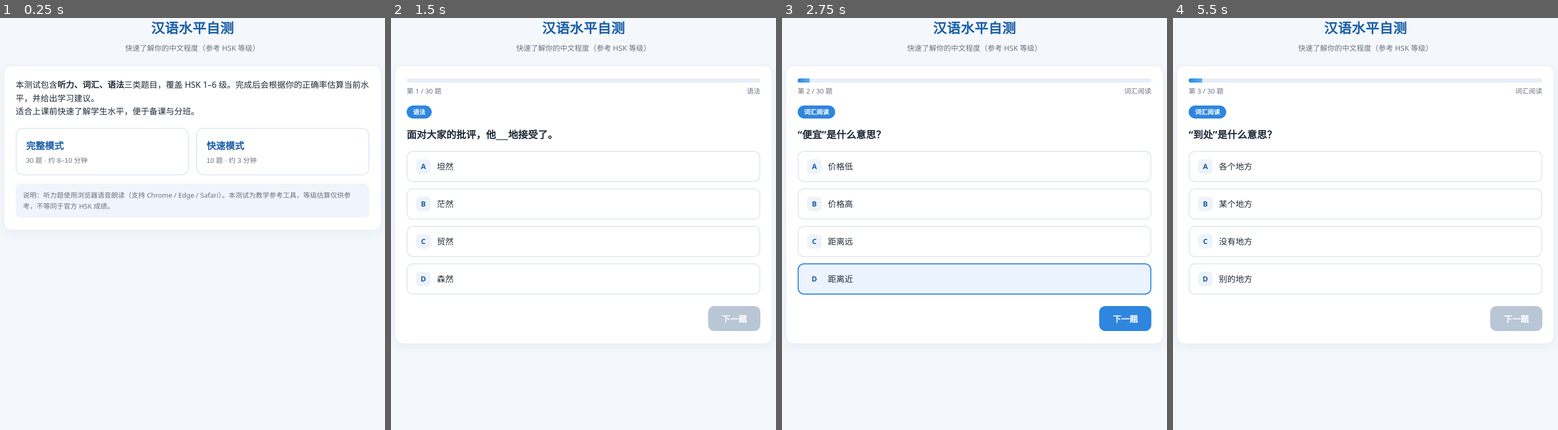
Above: before the commit, frames 1-4 (left to right).
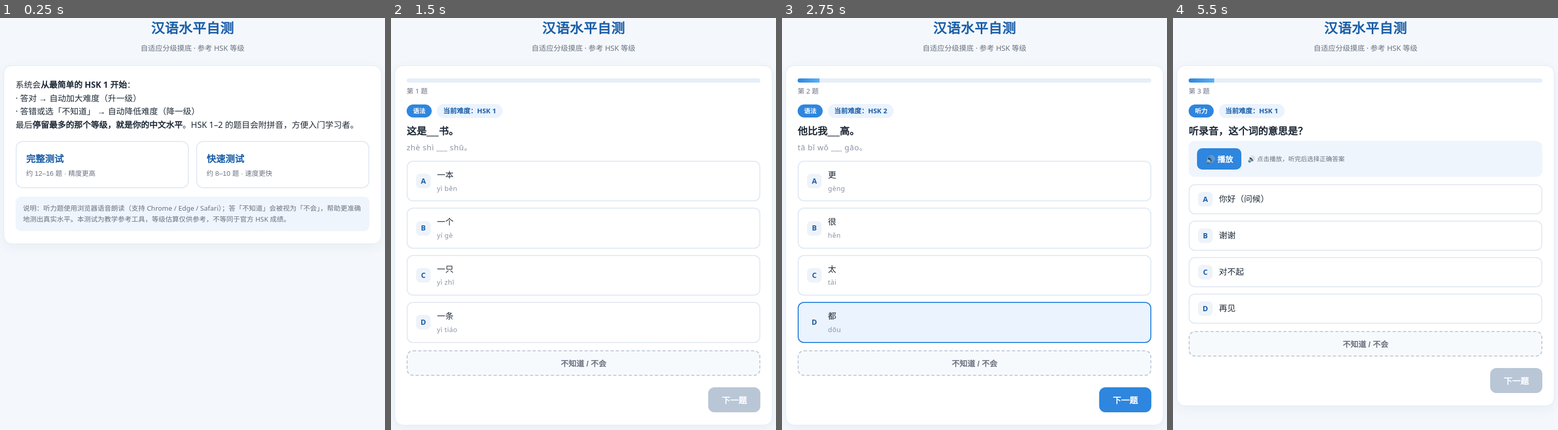
Above: after the commit, the same moments.

Repository: doreme8812-droid/chinese-game-studio
Game: browser game, page generators/level-test.html
Same seed, same stepped clock (60 frames per second), same inputs: the game is played once before the commit and once after it.
Inputs (mouse positions are in pixels of both pictures, inside the frame that each line leads up to; where the layout moved, square brackets give the same spot in the first picture):
- Up to frame 1 (0.25 s): no input
- Up to frame 2 (1.5 s): click "完整模式 30 题 · 约 8–10 分钟" (after the commit: "完整测试 约 12–16 题 · 精度更高") at 1.27 s
- Up to frame 3 (2.75 s): click (974, 182) [974, 166] at 1.87 s; click "下一题" at 2.02 s; click (974, 322) [974, 277] at 2.47 s
- Up to frame 4 (5.5 s): click (1365, 228) [1365, 203] at 3.07 s; click (1365, 182) [1365, 166] at 3.67 s; click (1365, 364) at 4.27 s, where only the run after the commit has a clickable "不知道 / 不会"; click (1365, 273) [1365, 240] at 4.52 s; click (1365, 273) [1365, 240] at 4.87 s; click "下一题" at 5.47 s

The runs differ from the first frame. In frame 1, 6.1% of the frame differs, in the area x 1-99%, y 6-52%; in frame 2, 7.3%; in frame 3, 7.5%; in frame 4, 7.6%, in the area x 1-99%, y 6-92%.

Commit message:
fix: 汉语水平自测改为自适应阶梯逻辑（先易后难+不知道选项+HSK1-2拼音）

Diff:
--- a/assets/games.js
+++ b/assets/games.js
@@ -357,12 +357,12 @@
     emoji: "📊", accent: "#2E86DE", layout: "wide",
     zh: {
       title: "汉语水平自测",
-      desc: "上课前给学生做的水平摸底：听力（浏览器朗读）+ 词汇 + 语法三类题，覆盖 HSK 1–6 级，按正确率估算当前等级并给出学习建议，便于备课与分班。",
+      desc: "上课前给学生做的自适应分级摸底：从 HSK 1 起，答对升级、答错或选「不知道」降级，停留最多的等级即水平；HSK 1–2 带拼音，含「不知道」选项，便于备课与分班。",
       tags: ["水平测试", "分班", "摸底", "HSK"]
     },
     hant: {
       title: "漢語水平自測",
-      desc: "上課前給學生做的水平摸底：聽力（瀏覽器朗讀）＋詞彙＋語法三類題，涵蓋 HSK 1–6 級，依正確率估算當前等級並給出學習建議，便於備課與分班。",
+      desc: "上課前給學生做的自適應分級摸底：從 HSK 1 起，答對升級、答錯或選「不知道」降級，停留最多的等級即水平；HSK 1–2 帶拼音，含「不知道」選項，便於備課與分班。",
       tags: ["水平測試", "分班", "摸底", "HSK"]
     }
   }
--- a/generators/level-test.html
+++ b/generators/level-test.html
@@ -18,7 +18,6 @@
   .top p{margin:0;color:var(--muted);font-size:14px;}
   .card{background:var(--card);border:1px solid var(--line);border-radius:16px;
     padding:24px 22px;box-shadow:0 6px 22px rgba(30,70,130,.06);}
-  /* intro */
   .modes{display:flex;gap:14px;flex-wrap:wrap;margin-top:18px;}
   .mode{flex:1;min-width:220px;border:2px solid var(--line);border-radius:14px;padding:18px;
     cursor:pointer;transition:.15s;background:#fff;text-align:left;}
@@ -27,36 +26,42 @@
   .mode small{color:var(--muted);font-size:13px;}
   .intro-note{margin-top:16px;font-size:13px;color:var(--muted);background:#EFF5FC;
     border-radius:10px;padding:12px 14px;}
-  /* progress */
   .prog{height:8px;background:#E6EEF8;border-radius:99px;overflow:hidden;margin-bottom:6px;}
   .prog>i{display:block;height:100%;background:linear-gradient(90deg,var(--accent),#5BB0F5);
     width:0;transition:width .25s;}
-  .prog-txt{font-size:13px;color:var(--muted);margin-bottom:16px;display:flex;justify-content:space-between;}
+  .prog-txt{font-size:13px;color:var(--muted);margin-bottom:14px;display:flex;justify-content:space-between;}
+  .meta{display:flex;align-items:center;gap:10px;flex-wrap:wrap;margin-bottom:10px;}
   .sec-tag{display:inline-block;font-size:12px;font-weight:600;color:#fff;background:var(--accent);
-    border-radius:99px;padding:3px 12px;margin-bottom:12px;}
-  .q-text{font-size:19px;font-weight:600;margin:4px 0 16px;}
+    border-radius:99px;padding:3px 12px;}
+  .diff{font-size:13px;font-weight:700;color:var(--accent-d);background:#EAF3FE;
+    border-radius:99px;padding:3px 12px;}
+  .q-text{font-size:19px;font-weight:600;margin:4px 0 4px;}
+  .py{font-size:15px;color:#8A94A6;letter-spacing:.5px;margin-bottom:14px;}
   .tts{display:flex;align-items:center;gap:12px;background:#EFF5FC;border-radius:12px;
-    padding:14px 16px;margin-bottom:16px;}
+    padding:14px 16px;margin-bottom:14px;}
   .tts button{border:none;background:var(--accent);color:#fff;font-size:15px;font-weight:600;
     border-radius:10px;padding:10px 16px;cursor:pointer;}
   .tts button:hover{background:var(--accent-d);}
   .tts .fallback{font-size:16px;color:var(--ink);}
   .tts .hint{font-size:12px;color:var(--muted);}
   .opts{display:flex;flex-direction:column;gap:12px;}
-  .opt{border:2px solid var(--line);border-radius:12px;padding:14px 16px;cursor:pointer;
+  .opt{border:2px solid var(--line);border-radius:12px;padding:13px 16px;cursor:pointer;
     font-size:16px;transition:.12s;display:flex;gap:12px;align-items:center;background:#fff;}
   .opt:hover{border-color:var(--accent);}
   .opt .k{width:28px;height:28px;flex:none;border-radius:8px;background:#EEF3FA;color:var(--accent-d);
     font-weight:700;display:flex;align-items:center;justify-content:center;font-size:14px;}
+  .opt .ot{flex:1;}
+  .opt .opy{display:block;font-size:13px;color:#8A94A6;letter-spacing:.4px;margin-top:2px;}
   .opt.sel{border-color:var(--accent);background:#EAF3FE;}
-  .opt.corr{border-color:var(--ok);background:#E9F8EF;}
-  .opt.wrong{border-color:#E2533B;background:#FDEEEA;}
+  .dk{margin-top:14px;width:100%;border:2px dashed #C2CCDA;background:#F7FAFD;color:var(--muted);
+    font-size:15px;font-weight:600;border-radius:12px;padding:12px;cursor:pointer;}
+  .dk:hover{border-color:var(--warn);color:var(--warn);}
+  .dk.sel{border-color:var(--warn);color:var(--warn);background:#FDF3E9;}
   .nav{display:flex;justify-content:flex-end;margin-top:22px;}
   .btn{border:none;background:var(--accent);color:#fff;font-size:16px;font-weight:600;
     border-radius:12px;padding:12px 26px;cursor:pointer;}
   .btn:hover{background:var(--accent-d);}
   .btn:disabled{background:#B9C6D6;cursor:not-allowed;}
-  /* result */
   .res-hero{text-align:center;background:linear-gradient(135deg,#2E86DE,#5BB0F5);
     color:#fff;border-radius:16px;padding:26px 20px;margin-bottom:20px;}
   .res-hero .lv{font-size:46px;font-weight:800;line-height:1.1;margin:6px 0;}
@@ -67,7 +72,7 @@
   .acc b{color:var(--accent-d);font-size:20px;}
   .bars h3{font-size:16px;margin:0 0 14px;color:var(--accent-d);}
   .bar-row{display:flex;align-items:center;gap:10px;margin-bottom:10px;font-size:14px;}
-  .bar-row .nm{width:64px;flex:none;color:var(--muted);}
+  .bar-row .nm{width:74px;flex:none;color:var(--muted);}
   .bar-row .track{flex:1;height:14px;background:#E6EEF8;border-radius:99px;overflow:hidden;}
   .bar-row .track>i{display:block;height:100%;border-radius:99px;}
   .bar-row .ct{width:54px;flex:none;text-align:right;color:var(--muted);font-size:13px;}
@@ -80,7 +85,7 @@
 <div class="wrap">
   <div class="top">
     <h1 id="appTitle">汉语水平自测</h1>
-    <p id="appSub">快速了解你的中文程度（参考 HSK 等级）</p>
+    <p id="appSub">自适应分级摸底 · 参考 HSK 等级</p>
   </div>
 
   <!-- 介绍页 -->
@@ -88,12 +93,12 @@
     <div id="introBody"></div>
     <div class="modes">
       <button class="mode" id="modeFull">
-        <h3 id="fullTitle">完整模式</h3>
-        <small id="fullSub">30 题 · 约 8–10 分钟</small>
+        <h3 id="fullTitle">完整测试</h3>
+        <small id="fullSub">约 12–16 题 · 精度更高</small>
       </button>
       <button class="mode" id="modeQuick">
-        <h3 id="quickTitle">快速模式</h3>
-        <small id="quickSub">10 题 · 约 3 分钟</small>
+        <h3 id="quickTitle">快速测试</h3>
+        <small id="quickSub">约 8–10 题 · 速度更快</small>
       </button>
     </div>
     <div class="intro-note" id="introNote"></div>
@@ -102,7 +107,7 @@
   <!-- 答题页 -->
   <section id="quiz" class="card hidden">
     <div class="prog"><i id="progBar"></i></div>
-    <div class="prog-txt"><span id="qCount"></span><span id="secName"></span></div>
+    <div class="prog-txt"><span id="qCount"></span><span id="convHint"></span></div>
     <div id="qArea"></div>
     <div class="nav"><button class="btn" id="nextBtn" disabled>下一题</button></div>
   </section>
@@ -126,7 +131,6 @@
 /* ===================== 版本（简/繁） ===================== */
 const params = new URLSearchParams(location.search);
 let edition = params.get('ed') === 'traditional' ? 'traditional' : 'simplified';
-// 在门户 iframe 中打开时，门户不会把 ?ed 传给 iframe，故回退读取父页面版本
 try{
   if(edition === 'simplified' && window.parent && window.parent !== window){
     const pp = new URLSearchParams(window.parent.location.search);
@@ -136,19 +140,24 @@
 
 const I18N = {
   simplified: {
-    appTitle:'汉语水平自测', appSub:'快速了解你的中文程度（参考 HSK 等级）',
-    introBody:'本测试包含<b>听力、词汇、语法</b>三类题目，覆盖 HSK 1–6 级。'+
-      '完成后会根据你的正确率估算当前水平，并给出学习建议。<br>适合上课前快速了解学生水平，便于备课与分班。',
-    fullTitle:'完整模式', fullSub:'30 题 · 约 8–10 分钟',
-    quickTitle:'快速模式', quickSub:'10 题 · 约 3 分钟',
-    introNote:'说明：听力题使用浏览器语音朗读（支持 Chrome / Edge / Safari）。本测试为教学参考工具，等级估算仅供参考，不等同于官方 HSK 成绩。',
+    appTitle:'汉语水平自测', appSub:'自适应分级摸底 · 参考 HSK 等级',
+    introBody:'系统会<b>从最简单的 HSK 1 开始</b>：<br>'+
+      '· 答对 → 自动加大难度（升一级）<br>'+
+      '· 答错或选「不知道」 → 自动降低难度（降一级）<br>'+
+      '最后<b>停留最多的那个等级，就是你的中文水平</b>。HSK 1–2 的题目会附拼音，方便入门学习者。',
+    fullTitle:'完整测试', fullSub:'约 12–16 题 · 精度更高',
+    quickTitle:'快速测试', quickSub:'约 8–10 题 · 速度更快',
+    introNote:'说明：听力题使用浏览器语音朗读（支持 Chrome / Edge / Safari）；答「不知道」会被视为「不会」，帮助更准确地测出真实水平。本测试为教学参考工具，等级估算仅供参考，不等同于官方 HSK 成绩。',
     next:'下一题', seeResult:'查看结果',
-    qOf:'第 %d / %d 题',
+    qOf:'第 %d 题',
+    diffLabel:'当前难度',
+    conv:'已稳定，即将结束',
     listenHint:'🔊 点击播放，听完后选择正确答案',
     noTts:'当前浏览器不支持语音播放，已显示文本供参考：',
     replay:'重听',
     sec_listen:'听力', sec_read:'词汇阅读', sec_grammar:'语法',
-    resLabel:'你的水平约', resAcc:'总正确率', resBars:'各级掌握情况',
+    dk:'不知道 / 不会',
+    resLabel:'你的水平约', resAcc:'总答题数', resBars:'各级停留次数（越高越接近你的水平）',
     resNote:'说明：本测试为教学参考工具，等级估算仅供参考，不等同于官方 HSK 成绩。',
     restart:'再测一次',
     rec0:'建议从 HSK 1（零基础）开始系统学习，先掌握最基础的日常用语与拼音。',
@@ -166,19 +175,24 @@
     }
   },
   traditional: {
-    appTitle:'漢語水平自測', appSub:'快速了解你的中文程度（參考 HSK 等級）',
-    introBody:'本測試包含<b>聽力、詞彙、語法</b>三類題目，涵蓋 HSK 1–6 級。'+
-      '完成後會根據你的正確率估算當前水平，並給出學習建議。<br>適合上課前快速了解學生水平，便於備課與分班。',
-    fullTitle:'完整模式', fullSub:'30 題 · 約 8–10 分鐘',
-    quickTitle:'快速模式', quickSub:'10 題 · 約 3 分鐘',
-    introNote:'說明：聽力題使用瀏覽器語音朗讀（支援 Chrome / Edge / Safari）。本測試為教學參考工具，等級估算僅供參考，不等同於官方 HSK 成績。',
+    appTitle:'漢語水平自測', appSub:'自適應分級摸底 · 參考 HSK 等級',
+    introBody:'系統會<b>從最簡單的 HSK 1 開始</b>：<br>'+
+      '· 答對 → 自動加大難度（升一級）<br>'+
+      '· 答錯或選「不知道」 → 自動降低難度（降一級）<br>'+
+      '最後<b>停留最多的那個等級，就是你的中文水平</b>。HSK 1–2 的題目會附拼音，方便入門學習者。',
+    fullTitle:'完整測試', fullSub:'約 12–16 題 · 精確度更高',
+    quickTitle:'快速測試', quickSub:'約 8–10 題 · 速度更快',
+    introNote:'說明：聽力題使用瀏覽器語音朗讀（支援 Chrome / Edge / Safari）；答「不知道」會被視為「不會」，幫助更準確測出真實水平。本測試為教學參考工具，等級估算僅供參考，不等同於官方 HSK 成績。',
     next:'下一題', seeResult:'查看結果',
-    qOf:'第 %d / %d 題',
+    qOf:'第 %d 題',
+    diffLabel:'目前難度',
+    conv:'已穩定，即將結束',
     listenHint:'🔊 點擊播放，聽完後選擇正確答案',
     noTts:'目前瀏覽器不支援語音播放，已顯示文字供參考：',
     replay:'重聽',
     sec_listen:'聽力', sec_read:'詞彙閱讀', sec_grammar:'語法',
-    resLabel:'你的水平約', resAcc:'總正確率', resBars:'各級掌握情況',
+    dk:'不知道 / 不會',
+    resLabel:'你的水平約', resAcc:'總答題數', resBars:'各級停留次數（越高越接近你的水平）',
     resNote:'說明：本測試為教學參考工具，等級估算僅供參考，不等同於官方 HSK 成績。',
     restart:'再測一次',
     rec0:'建議從 HSK 1（零基礎）開始系統學習，先掌握最基礎的日常用語與拼音。',
@@ -201,21 +215,23 @@
 /* ===================== 题库 =====================
    字段：sec 题型(listen/read/grammar) · lv 等级(1-6)
          q 题干 · audio 听力朗读文本(仅listen) · opts 选项 · ans 正确项下标
-   题目内容为普通话（简体），对应 HSK 标准。 */
+         py 题干拼音(仅 HSK1-2 阅读/语法) · pyo 选项拼音(同上)
+   逻辑：自适应阶梯——从 lv1 起，答对+1、答错或「不知道」-1；
+        各级停留次数最多者即估算水平。 */
 const BANK = [
   // ---- HSK 1 ----
   {sec:'listen', lv:1, q:'听录音，这个词的意思是？', audio:'你好', opts:['你好（问候）','谢谢','对不起','再见'], ans:0},
   {sec:'listen', lv:1, q:'听录音，选择正确的意思。', audio:'今天天气很好', opts:['今天天气不错','今天下雨了','我很累','明天见'], ans:0},
-  {sec:'read',   lv:1, q:'“谢谢”是什么意思？', opts:['表示感谢','表示道歉','表示问候','表示邀请'], ans:0},
-  {sec:'grammar',lv:1, q:'我___中国人。', opts:['是','的','在','有'], ans:0},
-  {sec:'grammar',lv:1, q:'这是___书。', opts:['一本','一个','一只','一条'], ans:0},
+  {sec:'read',   lv:1, q:'“谢谢”是什么意思？', py:'“xièxie” shì shénme yìsi？', opts:['表示感谢','表示道歉','表示问候','表示邀请'], pyo:['biǎoshì gǎnxiè','biǎoshì dàoqiàn','biǎoshì wènhòu','biǎoshì yāoqǐng'], ans:0},
+  {sec:'grammar',lv:1, q:'我___中国人。', py:'wǒ ___ zhōngguórén。', opts:['是','的','在','有'], pyo:['shì','de','zài','yǒu'], ans:0},
+  {sec:'grammar',lv:1, q:'这是___书。', py:'zhè shì ___ shū。', opts:['一本','一个','一只','一条'], pyo:['yì běn','yí gè','yì zhī','yì tiáo'], ans:0},
 
   // ---- HSK 2 ----
   {sec:'listen', lv:2, q:'听录音，选择正确的意思。', audio:'我每天八点去公司上班', opts:['我每天八点去工作','我八点吃早饭','我去上学','我八点睡觉'], ans:0},
-  {sec:'read',   lv:2, q:'“便宜”是什么意思？', opts:['价格低','价格高','距离远','距离近'], ans:0},
-  {sec:'grammar',lv:2, q:'他比我___高。', opts:['更','很','太','都'], ans:0},
-  {sec:'grammar',lv:2, q:'请把门关___。', opts:['上','了','过','着'], ans:0},
-  {sec:'read',   lv:2, q:'“超市”是做什么的地方？', opts:['买东西','看病','上学','取钱'], ans:0},
+  {sec:'read',   lv:2, q:'“便宜”是什么意思？', py:'“piányi” shì shénme yìsi？', opts:['价格低','价格高','距离远','距离近'], pyo:['jiàgé dī','jiàgé gāo','jùlí yuǎn','jùlí jìn'], ans:0},
+  {sec:'grammar',lv:2, q:'他比我___高。', py:'tā bǐ wǒ ___ gāo。', opts:['更','很','太','都'], pyo:['gèng','hěn','tài','dōu'], ans:0},
+  {sec:'grammar',lv:2, q:'请把门关___。', py:'qǐng bǎ mén guān ___。', opts:['上','了','过','着'], pyo:['shàng','le','guò','zhe'], ans:0},
+  {sec:'read',   lv:2, q:'“超市”是做什么的地方？', py:'“chāoshì” shì zuò shénme de dìfāng？', opts:['买东西','看病','上学','取钱'], pyo:['mǎi dōngxi','kànbìng','shàngxué','qǔqián'], ans:0},
 
   // ---- HSK 3 ----
   {sec:'listen', lv:3, q:'听录音，他在周末想做什么？', audio:'周末我想和朋友一起去爬山', opts:['和朋友去爬山','一个人看书','去公司加班','去医院'], ans:0},
@@ -245,11 +261,6 @@
   {sec:'read',   lv:6, q:'“甄别”是什么意思？', opts:['审查辨别','破坏','合并','忽视'], ans:0},
   {sec:'grammar',lv:6, q:'他___是年轻人，难免会犯错。', opts:['毕竟','或许','忽然','大致'], ans:0}
 ];
-
-/* ===================== 状态 ===================== */
-let QUESTIONS = [];
-let cur = 0;
-let picks = [];   // 每题用户选的下标（null 未答）
 
 /* ===================== 语音朗读 ===================== */
 let zhVoice = null;
@@ -274,12 +285,49 @@
   }catch(e){ return false; }
 }
 
+/* ===================== 自适应引擎 ===================== */
+let MAX_Q = 16, MIN_Q = 8; const CONV_N = 4;
+let mode = 'full';
+let curLv = 1;
+let curQ = null;
+let picked = null;            // 0..3 或 'dk'
+let visits = {};              // 各级停留次数
+let history = [];             // 每题展示的等级序列
+let usedByLv = {};            // 各级已用题下标，避免短期重复
+
+function resetEngine(){
+  curLv = 1; picked = null; curQ = null;
+  visits = {1:0,2:0,3:0,4:0,5:0,6:0};
+  history = []; usedByLv = {1:[],2:[],3:[],4:[],5:[],6:[]};
+}
+function pickQuestion(lv){
+  const pool = BANK.filter(q => q.lv === lv);
+  let avail = pool.filter((_,i) => !usedByLv[lv].includes(i));
+  if(avail.length === 0){ usedByLv[lv] = []; avail = pool; }
+  const item = avail[Math.floor(Math.random()*avail.length)];
+  const idx = pool.indexOf(item);
+  usedByLv[lv].push(idx);
+  return item;
+}
+function lastNEqual(n){
+  if(history.length < n) return false;
+  const tail = history.slice(-n);
+  return tail.every(x => x === tail[0]);
+}
+function estimate(){
+  let best = 1, bestC = -1;
+  for(let lv=1; lv<=6; lv++) if(visits[lv] > bestC){ bestC = visits[lv]; best = lv; }
+  // 并列时取较高等级（已触及更高等级说明能力更接近那里）
+  let cands = [];
+  for(let lv=1; lv<=6; lv++) if(visits[lv] === bestC) cands.push(lv);
+  return cands[cands.length-1];
+}
+
 /* ===================== 工具 ===================== */
 const $ = id => document.getElementById(id);
-function shuffle(a){ a = a.slice(); for(let i=a.length-1;i>0;i--){ const j=Math.floor(Math.random()*(i+1)); [a[i],a[j]]=[a[j],a[i]]; } return a; }
 function fmt(s, ...n){ return s.replace(/%d/g, () => n.shift()); }
 
-/* ===================== 渲染：介绍页 ===================== */
+/* ===================== 介绍页 ===================== */
 function renderIntro(){
   $('appTitle').textContent = T.appTitle;
   $('appSub').textContent = T.appSub;
@@ -294,125 +342,103 @@
   $('result').classList.add('hidden');
 }
 
-/* 选题：完整=全部；快速=每级随机 2 题 */
-function buildQuestions(quick){
-  let pool = BANK;
-  if(quick){
-    pool = [];
-    for(let lv=1; lv<=6; lv++){
-      const ofLv = BANK.filter(q => q.lv === lv);
-      pool = pool.concat(shuffle(ofLv).slice(0,2));
-    }
-  }
-  QUESTIONS = shuffle(pool);
-  picks = new Array(QUESTIONS.length).fill(null);
-  cur = 0;
-}
-
-/* ===================== 渲染：答题页 ===================== */
+/* ===================== 答题页 ===================== */
 function renderQuestion(){
-  const q = QUESTIONS[cur];
-  const total = QUESTIONS.length;
-  $('progBar').style.width = ((cur)/total*100) + '%';
-  $('qCount').textContent = fmt(T.qOf, cur+1, total);
+  const q = curQ;
   const secName = q.sec==='listen'?T.sec_listen : q.sec==='read'?T.sec_read : T.sec_grammar;
-  $('secName').textContent = secName;
-
-  let html = '<span class="sec-tag">'+secName+'</span>';
+  $('qCount').textContent = fmt(T.qOf, history.length + 1);
+  $('convHint').textContent = (history.length >= MIN_Q && lastNEqual(CONV_N)) ? T.conv : '';
+  $('progBar').style.width = Math.min(100, history.length / MAX_Q * 100) + '%';
+
+  let html = '<div class="meta">';
+  html += '<span class="sec-tag">'+secName+'</span>';
+  html += '<span class="diff">'+T.diffLabel+'：'+T.lv[curLv]+'</span>';
+  html += '</div>';
   html += '<div class="q-text">'+q.q+'</div>';
+  if(q.py) html += '<div class="py">'+q.py+'</div>';
 
   if(q.sec === 'listen'){
     const ok = speak(q.audio);
     html += '<div class="tts">';
     html += '<button id="playBtn">🔊 播放</button>';
-    if(ok){
-      html += '<div><div class="hint">'+T.listenHint+'</div></div>';
-    }else{
-      html += '<div><div class="hint">'+T.noTts+'</div><div class="fallback">'+q.audio+'</div></div>';
-    }
+    if(ok) html += '<div><div class="hint">'+T.listenHint+'</div></div>';
+    else html += '<div><div class="hint">'+T.noTts+'</div><div class="fallback">'+q.audio+'</div></div>';
     html += '</div>';
   }
 
   html += '<div class="opts" id="opts">';
   const keys = ['A','B','C','D'];
   for(let i=0;i<q.opts.length;i++){
-    const sel = picks[cur]===i ? ' sel' : '';
-    html += '<div class="opt'+sel+'" data-i="'+i+'"><span class="k">'+keys[i]+'</span><span>'+q.opts[i]+'</span></div>';
+    html += '<div class="opt" data-i="'+i+'"><span class="k">'+keys[i]+'</span>';
+    html += '<span class="ot">'+q.opts[i];
+    if(q.pyo && q.pyo[i]) html += '<span class="opy">'+q.pyo[i]+'</span>';
+    html += '</span></div>';
   }
   html += '</div>';
-
+  html += '<button class="dk" id="dkBtn">'+T.dk+'</button>';
   $('qArea').innerHTML = html;
 
-  // 绑定选项点击
   $('opts').querySelectorAll('.opt').forEach(el=>{
     el.addEventListener('click', ()=>{
-      const i = +el.dataset.i;
-      picks[cur] = i;
+      picked = +el.dataset.i;
       $('opts').querySelectorAll('.opt').forEach(o=>o.classList.remove('sel'));
+      $('dkBtn').classList.remove('sel');
       el.classList.add('sel');
       $('nextBtn').disabled = false;
     });
   });
-
-  // 播放按钮
+  $('dkBtn').addEventListener('click', ()=>{
+    picked = 'dk';
+    $('opts').querySelectorAll('.opt').forEach(o=>o.classList.remove('sel'));
+    $('dkBtn').classList.add('sel');
+    $('nextBtn').disabled = false;
+  });
   const pb = $('playBtn');
   if(pb) pb.addEventListener('click', ()=>speak(q.audio));
 
-  // 下一题 / 查看结果
-  const last = cur === total-1;
+  const last = history.length + 1 >= MAX_Q;
   $('nextBtn').textContent = last ? T.seeResult : T.next;
-  $('nextBtn').disabled = picks[cur]===null;
+  $('nextBtn').disabled = true;
   $('nextBtn').onclick = ()=>{
-    if(picks[cur]===null) return;
-    if(last){ finish(); }
-    else { cur++; renderQuestion(); window.scrollTo({top:0,behavior:'smooth'}); }
+    if(picked === null) return;
+    visits[curLv]++; history.push(curLv);
+    const correct = (picked !== 'dk') && (picked === q.ans);
+    curLv = correct ? Math.min(6, curLv+1) : Math.max(1, curLv-1);
+    if((history.length >= MIN_Q && lastNEqual(CONV_N)) || history.length >= MAX_Q){
+      finish();
+    }else{
+      curQ = pickQuestion(curLv);
+      renderQuestion();
+      window.scrollTo({top:0,behavior:'smooth'});
+    }
   };
-
-  if(q.sec==='listen') speak(q.audio);
-}
-
-/* ===================== 计算与结果 ===================== */
+}
+
+/* ===================== 结果页 ===================== */
 function finish(){
   $('progBar').style.width = '100%';
-  // 各级正确率
-  const stat = {}; for(let lv=1;lv<=6;lv++) stat[lv] = {c:0,t:0};
-  QUESTIONS.forEach((q,i)=>{ stat[q.lv].t++; if(picks[i]===q.ans) stat[q.lv].c++; });
-  let correctAll = 0;
-  QUESTIONS.forEach((q,i)=>{ if(picks[i]===q.ans) correctAll++; });
-  const total = QUESTIONS.length;
-  const acc = Math.round(correctAll/total*100);
-
-  // 估算等级：最高“掌握(>=60%)”的级别；0 表示尚未达到 HSK1
-  let est = 0;
-  for(let lv=1; lv<=6; lv++){
-    const s = stat[lv];
-    if(s.t>0 && s.c/s.t >= 0.6) est = lv; else break;
-  }
-
-  // 头部
+  const est = estimate();
   $('resLabel').textContent = T.resLabel;
   $('resLevel').textContent = T.lv[est];
   $('resDesc').textContent = T.lvDesc[est];
 
-  // 建议
   let rec;
   if(est===0) rec = T.rec0;
   else if(est===6) rec = T.recTop;
   else rec = fmt(T.recMid, est, est+1, est);
   $('resRec').innerHTML = '<b>'+(edition==='traditional'?'學習建議':'学习建议')+'：</b>'+rec;
 
-  // 正确率
-  $('resAcc').innerHTML = T.resAcc + '：<b>'+acc+'%</b>（'+correctAll+' / '+total+'）';
-
-  // 各级掌握条形
+  $('resAcc').innerHTML = T.resAcc + '：<b>'+history.length+'</b> 题';
+
   let bars = '<h3>'+T.resBars+'</h3>';
+  const maxV = Math.max(1, ...Object.values(visits));
   for(let lv=1; lv<=6; lv++){
-    const s = stat[lv];
-    const a = s.t ? Math.round(s.c/s.t*100) : 0;
-    const color = a>=60 ? 'var(--ok)' : (a>=30 ? 'var(--warn)' : '#E2533B');
-    bars += '<div class="bar-row"><span class="nm">'+(edition==='traditional'?'HSK ':'HSK ')+lv+'</span>'+
-      '<span class="track"><i style="width:'+a+'%;background:'+color+'"></i></span>'+
-      '<span class="ct">'+s.c+'/'+s.t+'</span></div>';
+    const v = visits[lv];
+    const pct = Math.round(v/maxV*100);
+    const color = (lv===est) ? 'var(--accent)' : '#9DB4CC';
+    bars += '<div class="bar-row"><span class="nm">'+T.lv[lv]+'</span>'+
+      '<span class="track"><i style="width:'+pct+'%;background:'+color+'"></i></span>'+
+      '<span class="ct">'+v+' 次</span></div>';
   }
   $('resBars').innerHTML = bars;
   $('resNote').textContent = T.resNote;
@@ -424,11 +450,12 @@
 }
 
 /* ===================== 启动 ===================== */
-$('modeFull').addEventListener('click', ()=>{ buildQuestions(false); renderQuestion();
+$('modeFull').addEventListener('click', ()=>{ resetEngine(); curQ = pickQuestion(curLv); renderQuestion();
   $('intro').classList.add('hidden'); $('quiz').classList.remove('hidden'); });
-$('modeQuick').addEventListener('click', ()=>{ buildQuestions(true); renderQuestion();
+$('modeQuick').addEventListener('click', ()=>{ MIN_Q = 6; MAX_Q = 10;
+  resetEngine(); curQ = pickQuestion(curLv); renderQuestion();
   $('intro').classList.add('hidden'); $('quiz').classList.remove('hidden'); });
-$('restartBtn').addEventListener('click', renderIntro);
+$('restartBtn').addEventListener('click', ()=>{ MIN_Q = 8; MAX_Q = 16; renderIntro(); });
 
 renderIntro();
 </script>
